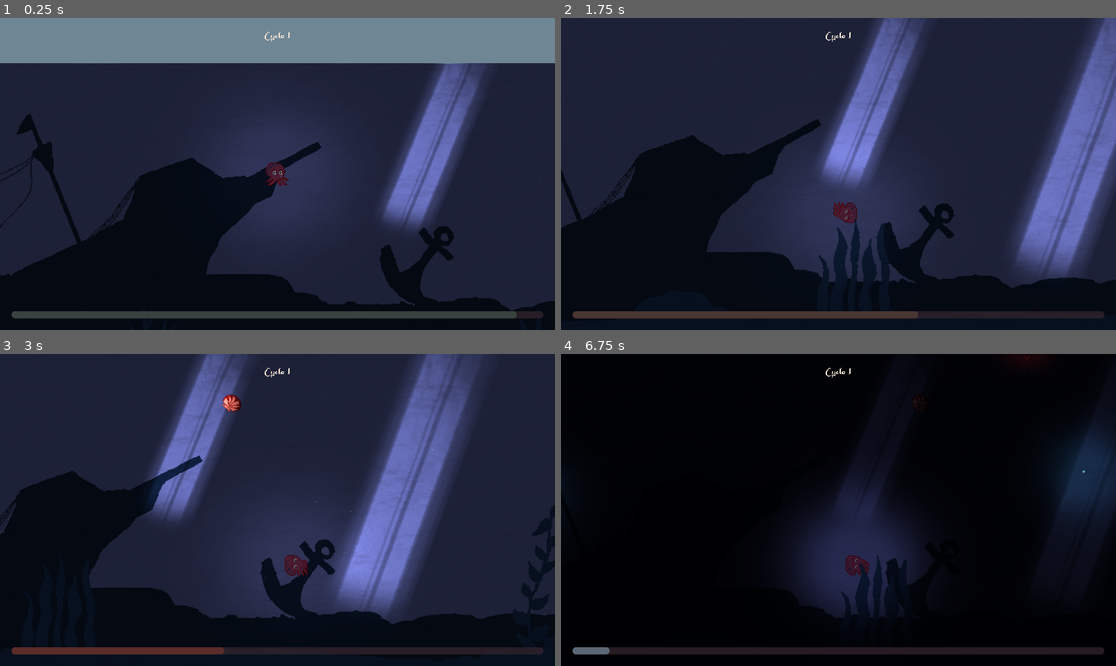
Above: before the commit, frames 1-4 (two rows, left to right).
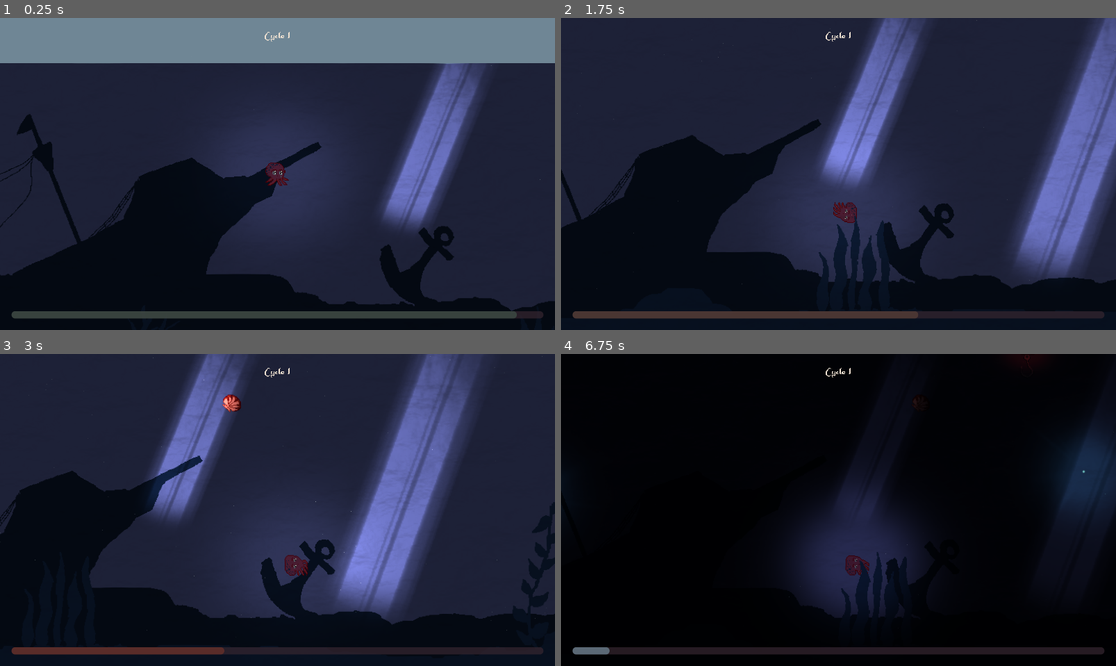
Above: after the commit, the same moments.

Repository: alfroids/tidal-storm
Game: Godot game, scene res://scenes/levels/main.tscn
Same seed, same stepped clock (60 frames per second), same inputs: the game is played once before the commit and once after it. This scene is started directly instead of the project's main scene.
Inputs:
- Up to frame 1 (0.25 s): no input
- Up to frame 2 (1.75 s): hold D (move_right) 0.53-1.28 s; tap Space (dash) at 0.6, 1.35 s; hold S (move_down) from 1.28 s (still down)
- Up to frame 3 (3 s): release S (move_down) at 2.03 s; hold D (move_right) 2.03-2.78 s; tap Space (dash) at 2.1, 2.85 s; hold W (move_up) from 2.78 s (still down)
- Up to frame 4 (6.75 s): release W (move_up) at 3.53 s; hold A (move_left) 3.53-5.03 s; tap Space (dash) every 0.75 s from 3.6 to 6.6 s; hold S (move_down) 5.03-5.78 s; hold D (move_right) 5.78-6.53 s; hold W (move_up) from 6.53 s (still down)

The runs differ from the first frame. In frame 2, 0.1% of the frame differs, in the area x 46-60%, y 63-85%; in frame 3, less than 0.1%; in frame 4, less than 0.1%.

Commit message:
Foreground parallax layer adjusted

Diff:
--- a/scenes/vfx/parallax/parallax_foreground.tscn
+++ b/scenes/vfx/parallax/parallax_foreground.tscn
@@ -1,10 +1,10 @@
 [gd_scene load_steps=2 format=3 uid="uid://beu1a485bi78v"]
 
-[ext_resource type="Texture2D" uid="uid://bwwclond74du2" path="res://assets/sprites/fg_parallax_longer_final.png" id="1_ooc1f"]
+[ext_resource type="Texture2D" uid="uid://cjokuk7qcrghd" path="res://assets/sprites/fg_parallax_longer_final_de_verdade.png" id="1_64vjc"]
 
 [node name="ParallaxForeground" type="Parallax2D"]
 scroll_scale = Vector2(2, 2)
 
 [node name="Sprite2D" type="Sprite2D" parent="."]
 scale = Vector2(2.5, 2.5)
-texture = ExtResource("1_ooc1f")
+texture = ExtResource("1_64vjc")
Binary file added: assets/sprites/fg_parallax_longer_final_de_verdade.aseprite
Binary file added: assets/sprites/fg_parallax_longer_final_de_verdade.png
Not shown, added: assets/sprites/fg_parallax_longer_final_de_verdade.png.import
